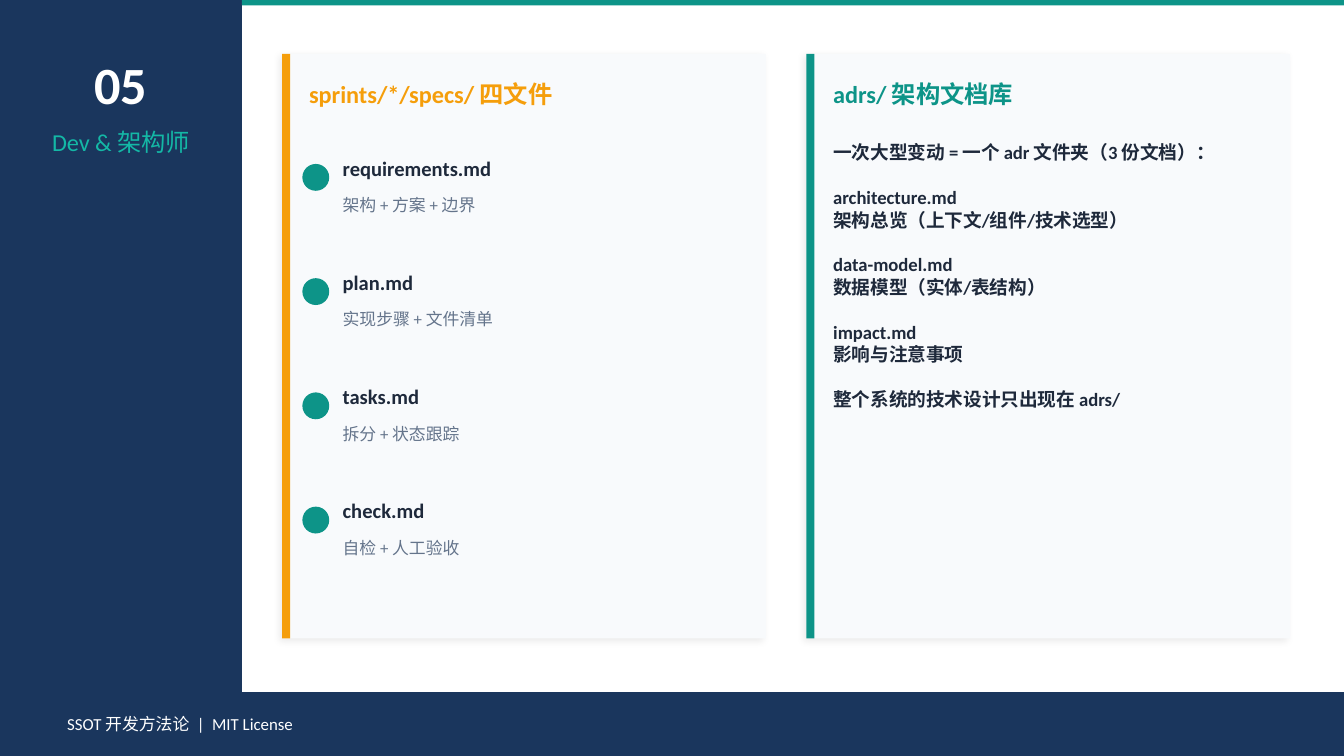
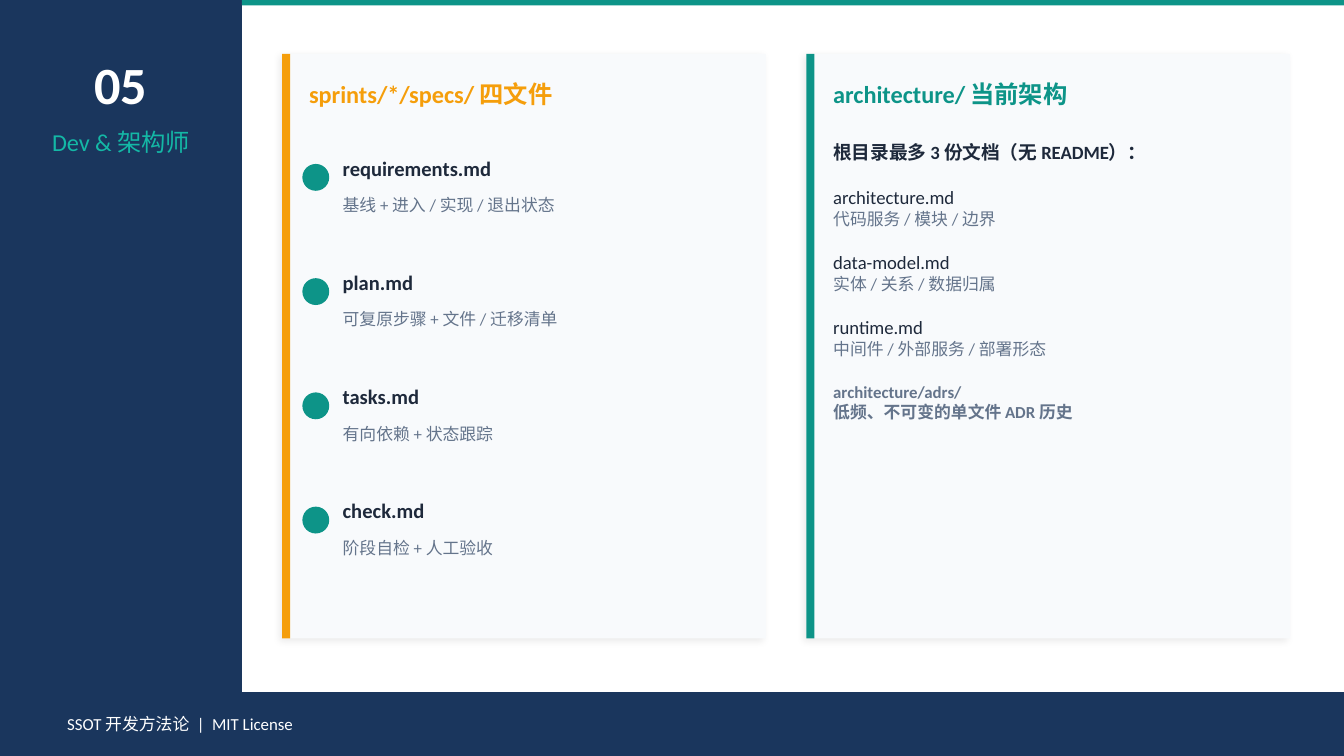
Before and after one commit to Toketec/SpecRocket, a slide deck: slide 6 of SSOT-开发方法论-培训.pptx. Drawn at 1344x756 pixels with LibreOffice and Linux fonts; fonts in the diff are those of the drawing. Boxes give left, top, right and bottom in pixels: in the first picture for what was removed or moved away, otherwise in the second. Text is boxed around its words. In the diff, an @@ line names an element or a change of style, - is before the commit and + after.

Commit message:
feat: evolve architecture and spec lifecycle

```diff
--- a/SSOT-开发方法论-培训.pptx
+++ b/SSOT-开发方法论-培训.pptx
@@ text at [833, 82, 1068, 106]: text changed @@
-adrs/ 架构文档库
+architecture/ 当前架构
@@ text at [833, 143, 1146, 420]: text changed; size 10 to 9 pt; text colour #1E293B to #64748B; bold off @@
-一次大型变动 = 一个 adr 文件夹（3 份文档）：
-architecture.md
-架构总览（上下文/组件/技术选型）
-data-model.md
-数据模型（实体/表结构）
-impact.md
-影响与注意事项
-整个系统的技术设计只出现在 adrs/
+根目录最多 3 份文档（无 README）：
+architecture.md
+代码服务 / 模块 / 边界
+data-model.md
+实体 / 关系 / 数据归属
+runtime.md
+中间件 / 外部服务 / 部署形态
+architecture/adrs/
+低频、不可变的单文件 ADR 历史
@@ text at [343, 197, 554, 213]: text changed @@
-架构 + 方案 + 边界
+基线 + 进入 / 实现 / 退出状态
@@ text at [343, 311, 557, 327]: text changed @@
-实现步骤 + 文件清单
+可复原步骤 + 文件 / 迁移清单
@@ text at [343, 426, 493, 442]: text changed @@
-拆分 + 状态跟踪
+有向依赖 + 状态跟踪
@@ text at [343, 540, 493, 556]: text changed @@
-自检 + 人工验收
+阶段自检 + 人工验收
```
Also in this commit, not shown: 6 other slides changed, 25 other files.
